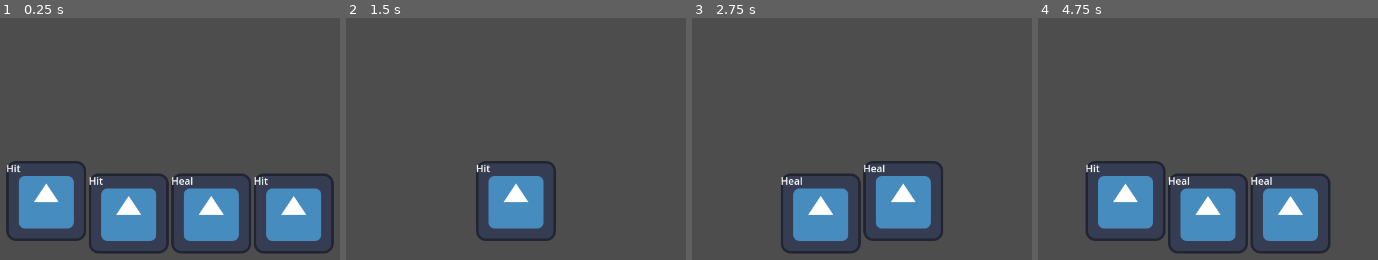
Above: before the commit, frames 1-4 (left to right).
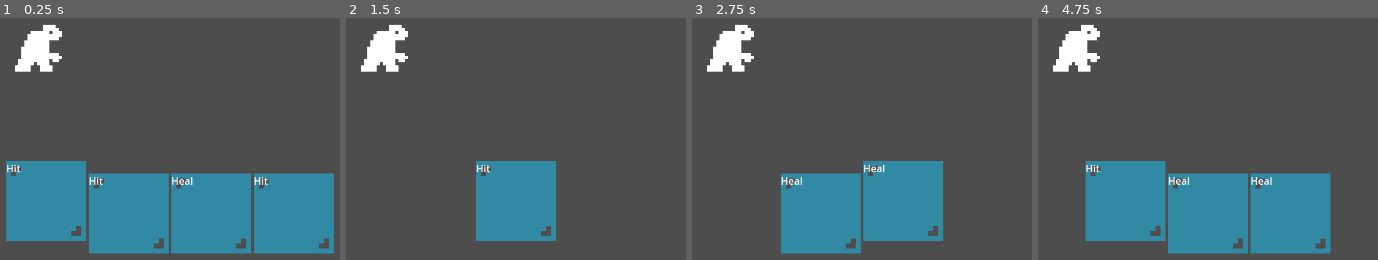
Above: after the commit, the same moments.

Repository: IsaelGabriel/tamer-game
Game: Godot game, scene res://nodes/battle_scene.tscn
Two runs of this game, one before a commit and one after it. Both use one fixed random seed, a clock stepped at 60 frames per second and the inputs below. The engine's default icon, where the game draws it, is replaced by a stand-in: a white triangle on a blue panel in a dark square.
Inputs:
- Up to frame 1 (0.25 s): no input
- Up to frame 2 (1.5 s): tap Enter (ui_accept) at 0.5, 0.77, 1.25 s; hold Right (ui_right) 0.53-1.28 s; hold Left (ui_left) from 1.28 s (still down)
- Up to frame 3 (2.75 s): tap Enter (ui_accept) at 1.52, 2 s; release Left (ui_left) at 2.03 s; hold Right (ui_right) from 2.03 s (still down)
- Up to frame 4 (4.75 s): tap Enter (ui_accept) at 2.75, 3.02, 3.5, 3.77, 4.25, 4.52 s; release Right (ui_right) at 3.53 s; hold Left (ui_left) from 3.53 s (still down)

The runs differ from the first frame. In frame 1, 32% of the frame differs, in the area x 1-99%, y 2-98%; in frame 2, 9.3%; in frame 3, 17%; in frame 4, 25%.

Commit message:
Add base sprite atlas
- Add sprite_atlas.png:
    - File contains base sprite for monster, card and spot;
- Change all sprites to match atlas;
- Change SkillCard color in order to improve readability;

Diff:
--- a/nodes/battle_scene.tscn
+++ b/nodes/battle_scene.tscn
@@ -1,9 +1,11 @@
-[gd_scene load_steps=3 format=3 uid="uid://cp4pqvcpj7qjq"]
+[gd_scene load_steps=4 format=3 uid="uid://cp4pqvcpj7qjq"]
 
 [ext_resource type="Script" path="res://scripts/battle_monster.gd" id="1_bi648"]
+[ext_resource type="Texture2D" uid="uid://b8cn5c5ji3hp3" path="res://sprite_atlas.png" id="2_1g3d7"]
 [ext_resource type="Script" path="res://scripts/components/skill_manager_component.gd" id="2_sat5o"]
 
 [node name="BattleScene" type="Node2D"]
+texture_filter = 1
 
 [node name="UI" type="Control" parent="."]
 layout_mode = 3
@@ -27,10 +29,18 @@
 grow_vertical = 0
 alignment = 1
 
-[node name="BattleMonster" type="Node2D" parent="." node_paths=PackedStringArray("skill_manager", "skill_card_container")]
+[node name="BattleMonster" type="Node2D" parent="." node_paths=PackedStringArray("skill_manager", "skill_card_container", "sprite")]
 script = ExtResource("1_bi648")
 skill_manager = NodePath("SkillManagerComponent")
 skill_card_container = NodePath("../UI/SkillCardContainer")
+sprite = NodePath("Sprite2D")
+
+[node name="Sprite2D" type="Sprite2D" parent="BattleMonster"]
+position = Vector2(432, 369)
+scale = Vector2(5, 5)
+texture = ExtResource("2_1g3d7")
+region_enabled = true
+region_rect = Rect2(0, 0, 16, 16)
 
 [node name="SkillManagerComponent" type="Node" parent="BattleMonster"]
 script = ExtResource("2_sat5o")
--- a/nodes/skill_card.tscn
+++ b/nodes/skill_card.tscn
@@ -1,9 +1,16 @@
-[gd_scene load_steps=3 format=3 uid="uid://lm2c4ump7fnf"]
+[gd_scene load_steps=4 format=3 uid="uid://lm2c4ump7fnf"]
 
-[ext_resource type="Texture2D" uid="uid://co2agy24wno1q" path="res://icon.svg" id="1_1akrb"]
 [ext_resource type="Script" path="res://scripts/skill_card.gd" id="1_6ou5y"]
+[ext_resource type="Texture2D" uid="uid://b8cn5c5ji3hp3" path="res://sprite_atlas.png" id="1_bpr5w"]
+
+[sub_resource type="AtlasTexture" id="AtlasTexture_ib546"]
+atlas = ExtResource("1_bpr5w")
+region = Rect2(16, 0, 16, 16)
 
 [node name="SkillCard" type="TextureRect" node_paths=PackedStringArray("name_label")]
+self_modulate = Color(0.192157, 0.537255, 0.639216, 1)
+texture_filter = 1
+custom_minimum_size = Vector2(128, 128)
 anchors_preset = 7
 anchor_left = 0.5
 anchor_top = 1.0
@@ -14,7 +21,7 @@
 offset_right = 64.0
 grow_horizontal = 2
 grow_vertical = 0
-texture = ExtResource("1_1akrb")
+texture = SubResource("AtlasTexture_ib546")
 script = ExtResource("1_6ou5y")
 name_label = NodePath("Label")
 
--- a/scripts/battle_monster.gd
+++ b/scripts/battle_monster.gd
@@ -6,6 +6,7 @@
 
 @export var skill_manager: SkillManagerComponent
 @export var skill_card_container: HBoxContainer
+@export var sprite: Sprite2D
 
 @onready var skill_card_prefab = load("res://nodes/skill_card.tscn")
 
Binary file added: sprite_atlas.png
